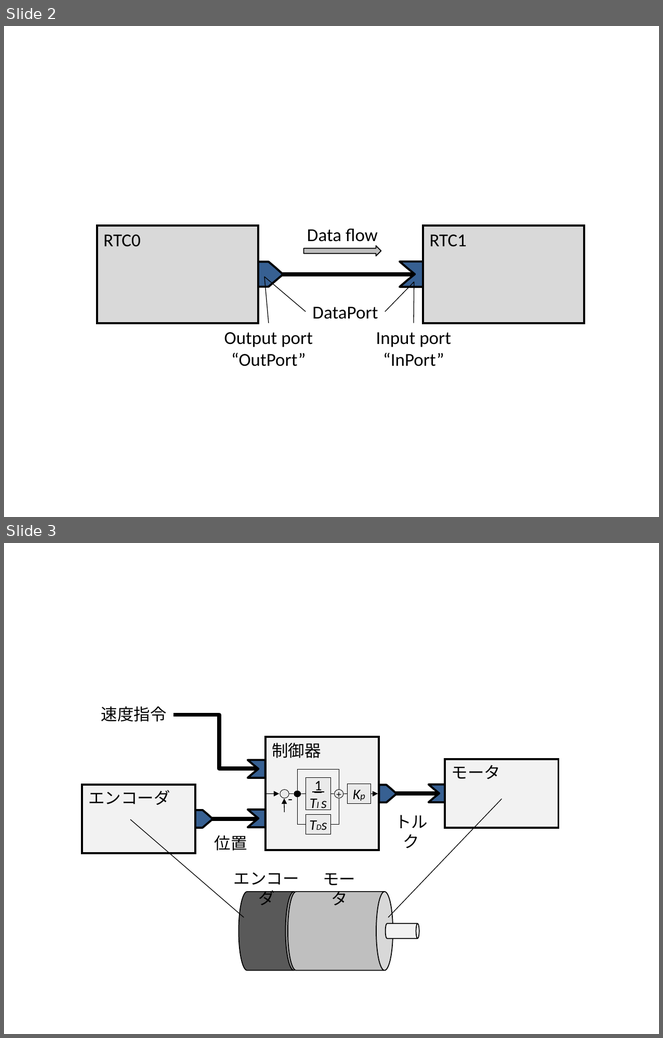
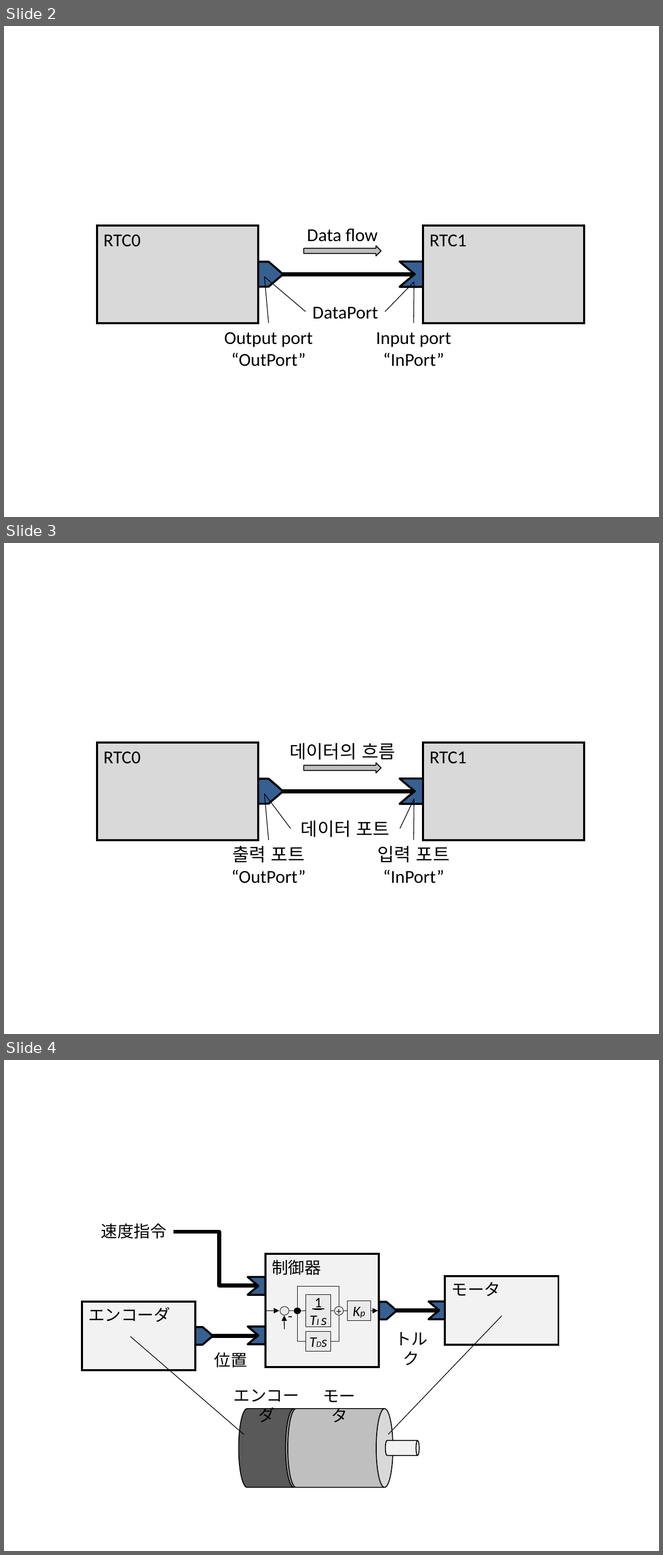
Before and after one commit to kkunita/openrtm.org, a slide deck: Documents/03_DevelopersGuide/01_Basic_RTC_Programming/02_DataPort/DataPort_Basic.pptx. Shown one above the other, each under a label of ours: slides 2 and 3 before the commit, slides 2, 3 and 4 after it. The pictures are 663x1038 and 663x1555 pixels, drawn with LibreOffice and Linux fonts; fonts in the diff are those of the drawing. Boxes give left, top, right and bottom in pixels: in the first picture for what was removed or moved away, otherwise in the second. Text is boxed around its words. In the diff, an @@ line names an element or a change of style, - is before the commit and + after.

```diff
--- a/Documents/03_DevelopersGuide/01_Basic_RTC_Programming/02_DataPort/DataPort_Basic.pptx
+++ b/Documents/03_DevelopersGuide/01_Basic_RTC_Programming/02_DataPort/DataPort_Basic.pptx
@@ slide 3 added at [4, 543, 659, 1034], background #FFFFFF @@
@@ group added at [97, 743, 584, 884]: 5 lines, 4 texts, 2 freeform shapes, 2 rectangles, 1 right arrow @@
+RTC0
+RTC1
+출력 포트
+“OutPort”
+입력 포트
+“InPort”
+데이터의 흐름
+데이터 포트
@@ what was slide 3 is now slide 4 @@
```
Also in this commit, not shown: 3 slides changed, 6 other slides added, 13 other files.
